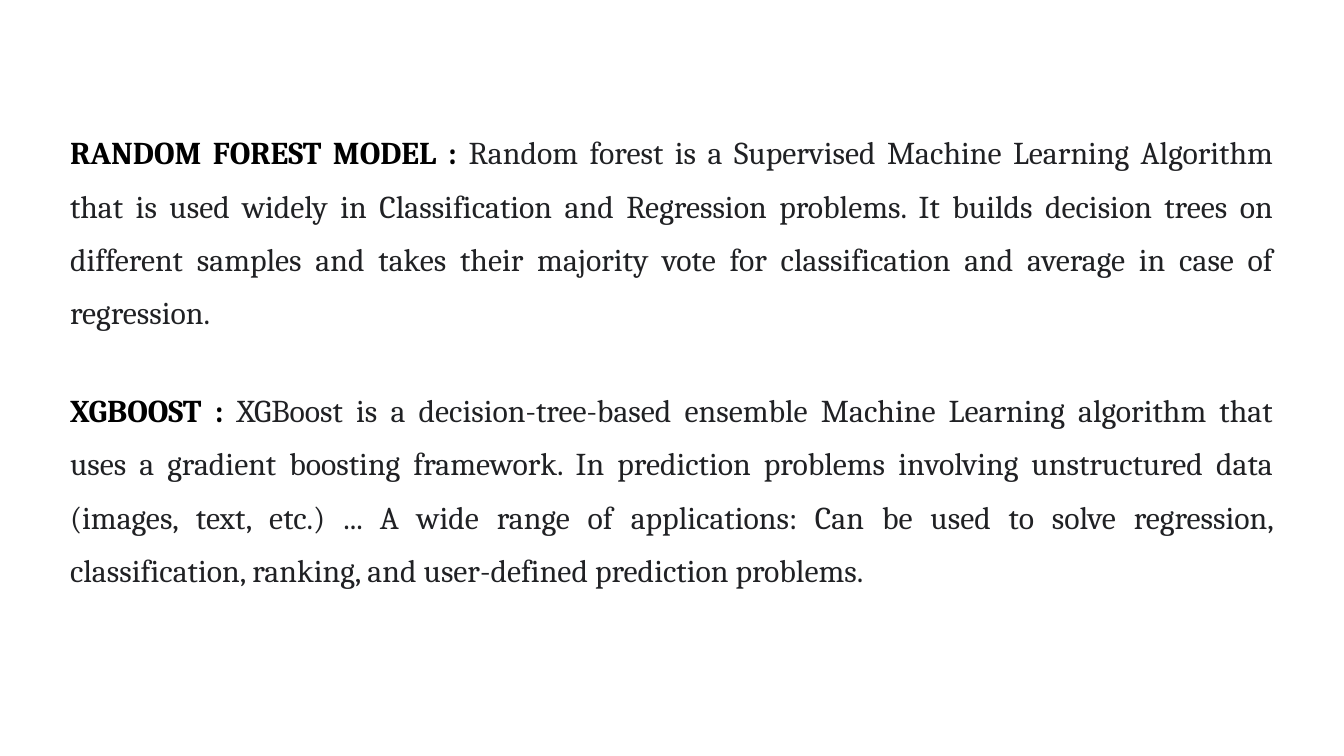
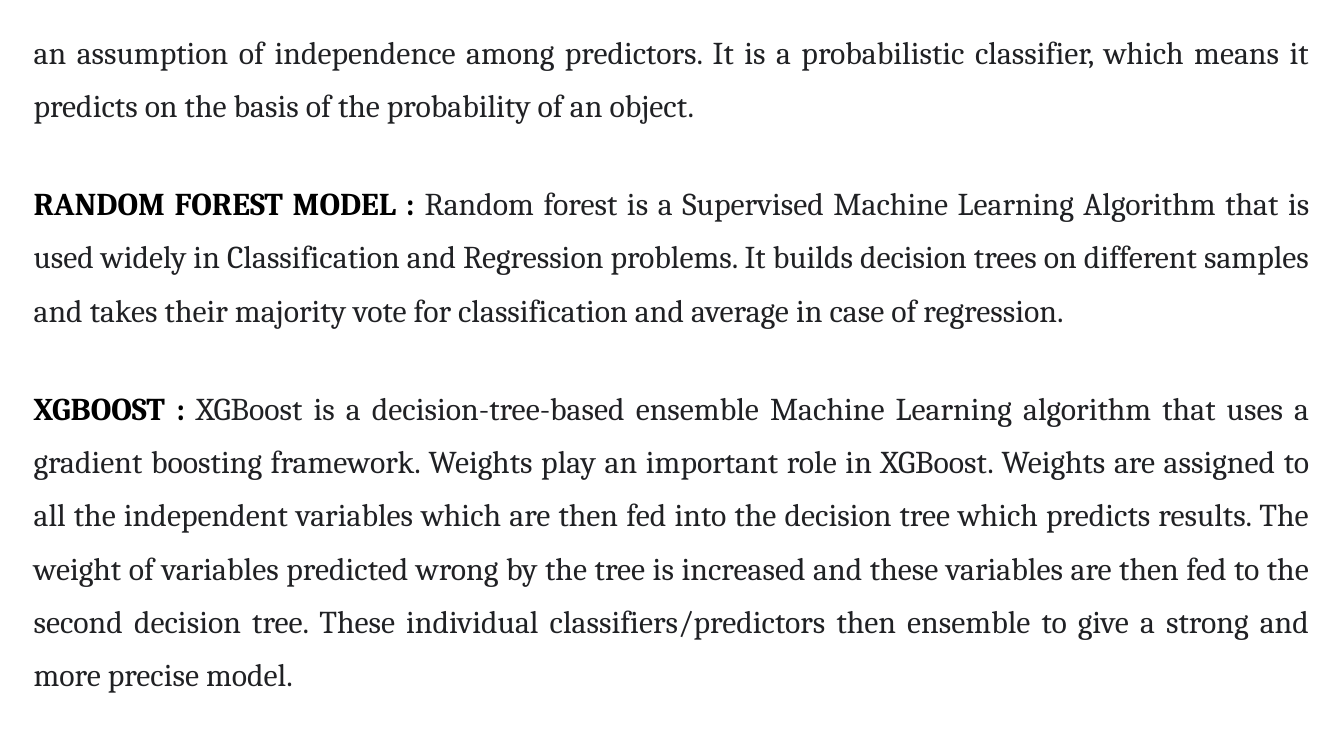
Before and after one commit to HimaRaniMathews/Breast-Cancer-Prediciton, a slide deck: slide 9 of Review PPTs/Breast Cancer Prediction Review 1.pptx. Drawn at 1344x756 pixels with LibreOffice and Linux fonts; fonts in the diff are those of the drawing. Boxes give left, top, right and bottom in pixels: in the first picture for what was removed or moved away, otherwise in the second. Text is boxed around its words. In the diff, an @@ line names an element or a change of style, - is before the commit and + after.

```diff
--- a/Review PPTs/Breast Cancer Prediction Review 1.pptx
+++ b/Review PPTs/Breast Cancer Prediction Review 1.pptx
@@ text "an assumption of independence among ...": place and size @@
-text "an assumption of independence among ..." at (70,141,1274,589)
+text "an assumption of independence among ..." at (34,41,1309,693)
@@ text at (34,41,1309,124): paragraph added @@
+an assumption of independence among predictors. It is a probabilistic classifier, which means it predicts on the basis of the probability of an object.
@@ text at (34,398,1309,693): text changed @@
-XGBOOST : XGBoost is a decision-tree-based ensemble Machine Learning algorithm that uses a gradient boosting framework. In prediction problems involving unstructured data (images, text, etc.) ... A wide range of applications: Can be used to solve regression, classification, ranking, and user-defined prediction problems.
+XGBOOST : XGBoost is a decision-tree-based ensemble Machine Learning algorithm that uses a gradient boosting framework. Weights play an important role in XGBoost. Weights are assigned to all the independent variables which are then fed into the decision tree which predicts results. The weight of variables predicted wrong by the tree is increased and these variables are then fed to the second decision tree. These individual classifiers/predictors then ensemble to give a strong and more precise model.
```
Also in this commit, not shown: 1 other slide changed.
